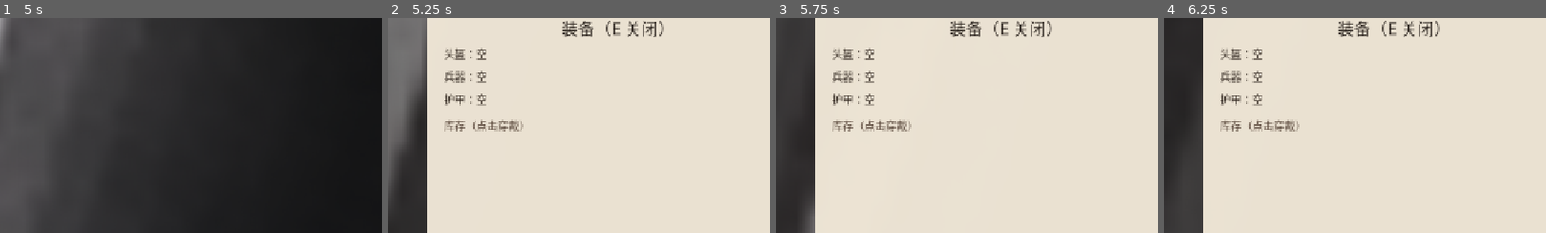
Above: before the commit, frames 1-4 (left to right).
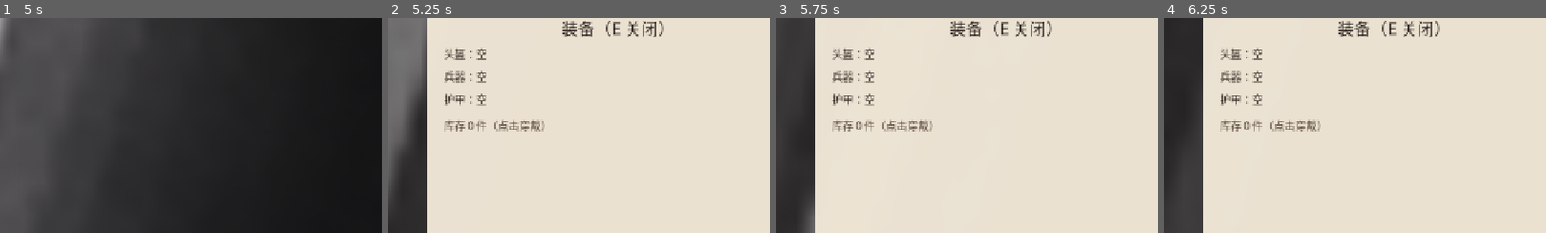
Above: after the commit, the same moments.

Repository: wangbintao1992/XQTD
Game: Godot game, scene res://scenes/main.tscn
Same seed, same stepped clock (60 frames per second), same inputs: the game is played once before the commit and once after it.
Inputs (mouse positions are % of the whole screen's width and height, from its top left):
- Up to frame 1 (5 s): click "◀" at 0.5 s; click "无尽模式" at 1.25 s; click "◀" at 2 s; click "◀" at 2.75 s; tap Enter at 3.5 s; drag from (25, 30) to (27, 77) at 3.52 s; drag from (36, 77) to (31, 27) at 4.27 s
- Up to frame 2 (5.25 s): move the mouse to (33, 50) at 5.02 s; tap E at 5.1 s; click (33, 50) at 5.17 s
- Up to frame 3 (5.75 s): no input
- Up to frame 4 (6.25 s): drag from (38, 77) to (35, 44) at 5.77 s
The pictures show only the part of the screen within x 20-70%, y 20-70%; the shares and areas given below are measured in that part.

Frame 1 is identical in both runs. In frame 2, 0.6% of the frame differs, in the area x 21-41%, y 47-53%; in frame 3, 0.6%; in frame 4, 0.6%.

Commit message:
fix(godot): address R5 review findings

Diff:
--- a/godot/scripts/autoload/equipment_manager.gd
+++ b/godot/scripts/autoload/equipment_manager.gd
@@ -54,6 +54,7 @@
 
 
 func reset_for_test() -> void:
+	persistence_enabled = false
 	inventory.clear()
 	equipped = {"head": {}, "hand": {}, "body": {}}
 	changed.emit()
--- a/godot/scripts/core/path_spawner.gd
+++ b/godot/scripts/core/path_spawner.gd
@@ -109,6 +109,7 @@
 
 
 func grant_elite_reward(_kind: Dictionary) -> void:
+	var msg := ""
 	var owned = RunStateData.instance.traits if RunStateData.instance else []
 	var id := TraitPool.pick_one(owned, ["kumou"])
 	if id != "":
@@ -117,14 +118,18 @@
 			added = RunStateData.instance.add_trait(id)
 		if added:
 			TraitPool.apply_on_pick(id)
-			_show_toast("精英掉落：" + TraitPool.title(id))
+			msg = "精英掉落：" + TraitPool.title(id)
 	elif qi:
 		qi.earn(100)
-		_show_toast("精英掉落：+100 棋气")
+		msg = "精英掉落：+100 棋气"
 
 	if EquipmentManagerData.instance:
 		var item: Dictionary = EquipmentManagerData.instance.add_random_drop()
-		_show_toast("精英掉落装备：" + EquipmentManagerData.instance.item_name(item))
+		var eq_msg := "装备：" + EquipmentManagerData.instance.item_name(item)
+		msg = (msg + " · " + eq_msg) if msg != "" else "精英掉落" + eq_msg
+
+	if msg != "":
+		_show_toast(msg)
 
 
 func _show_toast(msg: String) -> void:
--- a/godot/scripts/main.gd
+++ b/godot/scripts/main.gd
@@ -17,7 +17,6 @@
 @onready var tower_detail: TowerDetail = $TowerDetail
 @onready var weather: WeatherSystem = $Weather
 @onready var combo: ComboSystem = $ComboSystem
-@onready var equipment_panel: EquipmentPanel = $EquipmentPanel
 
 var graph: PathGraph
 
@@ -49,6 +48,8 @@
 		RunStateData.instance.traits_changed.connect(_refresh_tower_traits)
 		RunStateData.instance.mutation_changed.connect(_refresh_tower_traits)
 	weather.weather_changed.connect(func(_w: String): _refresh_tower_traits())
+	if EquipmentManagerData.instance:
+		EquipmentManagerData.instance.changed.connect(_refresh_tower_traits)
 
 	hud.set_wave(wave.wave, 0 if wave.endless else wave.max_wave)
 	hud.set_progress(0.0)
--- a/godot/scripts/ui/equipment_panel.gd
+++ b/godot/scripts/ui/equipment_panel.gd
@@ -7,6 +7,7 @@
 var _open := false
 var _slot_labels := {}
 var _list: VBoxContainer
+var _inv_title: Label
 
 
 var is_open: bool:
@@ -21,7 +22,7 @@
 
 
 func _input(event: InputEvent) -> void:
-	if not (event is InputEventKey) or not event.pressed:
+	if not (event is InputEventKey) or not event.pressed or event.echo:
 		return
 	if event.keycode != KEY_E:
 		return
@@ -42,6 +43,8 @@
 
 
 func show_panel() -> void:
+	if EquipmentManagerData.instance == null:
+		return
 	_open = true
 	_build()
 	refresh()
@@ -125,11 +128,15 @@
 	inv_title.add_theme_font_size_override("font_size", 18)
 	inv_title.add_theme_color_override("font_color", Color(0.35, 0.28, 0.23))
 	panel.add_child(inv_title)
+	_inv_title = inv_title
 
+	var scroll := ScrollContainer.new()
+	scroll.position = Vector2(28, y + 40)
+	scroll.size = Vector2(584, 220)
+	panel.add_child(scroll)
 	_list = VBoxContainer.new()
-	_list.position = Vector2(28, y + 40)
-	_list.size = Vector2(584, 220)
-	panel.add_child(_list)
+	_list.custom_minimum_size = Vector2(560, 0)
+	scroll.add_child(_list)
 
 
 func refresh() -> void:
@@ -147,11 +154,14 @@
 			else:
 				label.text = slot_name + "：" + em.item_name(item) + "  " + em.affix_text(item)
 
+	if _inv_title:
+		_inv_title.text = "库存 %d 件（点击穿戴）" % em.inventory.size()
+
 	for child in _list.get_children():
 		child.queue_free()
 
 	var font := UiFont.make()
-	var count: int = mini(10, em.inventory.size())
+	var count: int = em.inventory.size()
 	for i in count:
 		var item: Dictionary = em.inventory[i]
 		var btn := Button.new()
@@ -162,6 +172,5 @@
 		var index := i
 		btn.pressed.connect(func():
 			em.equip(index)
-			refresh()
 		)
 		_list.add_child(btn)
--- a/godot/tests/integration.gd
+++ b/godot/tests/integration.gd
@@ -6,6 +6,11 @@
 	var main = load("res://scenes/main.tscn").instantiate()
 	add_child(main)
 	await get_tree().process_frame
+
+	var equip_mgr = EquipmentManagerData.instance
+	if equip_mgr:
+		equip_mgr.persistence_enabled = false
+		equip_mgr.reset_for_test()
 
 	var rc = main.get_node_or_null("RunController")
 	if rc == null:
@@ -50,8 +55,11 @@
 				elite_ok = bool(elite_enemy.kind.get("elite", false))
 				if elite_ok:
 					var before_traits: int = RunStateData.instance.traits.size()
+					var before_eq: int = equip_mgr.inventory.size() if equip_mgr else 0
 					elite_enemy.take_damage(999999)
 					elite_ok = RunStateData.instance.traits.size() > before_traits
+					if equip_mgr:
+						elite_ok = elite_ok and equip_mgr.inventory.size() > before_eq
 
 	var expected_range: float = initial_range * 1.25 * MutationPool.tower_range_mult("che")
 	var pipeline_ok: bool = RunStateData.has("range_plus") \
@@ -134,16 +142,17 @@
 	var equipment_ok := false
 	var panel_ok := false
 	var equipped_slot := ""
-	var equip_mgr = EquipmentManagerData.instance
 	if equip_mgr:
-		equip_mgr.persistence_enabled = false
 		equip_mgr.reset_for_test()
-		var item: Dictionary = equip_mgr.add_random_drop()
-		equipment_ok = equip_mgr.inventory.size() == 1
-		if equipment_ok:
-			equipped_slot = item.slot
-			equip_mgr.equip(0)
-			equipment_ok = not equip_mgr.equipped[equipped_slot].is_empty()
+		var before_damage: float = che.damage_exact if che else 0.0
+		equip_mgr.inventory.append({
+			"slot": "head", "quality": "orange",
+			"affixes": [{"type": "damage", "value": 0.3}],
+		})
+		equip_mgr.equip(0)
+		equipped_slot = "head"
+		equipment_ok = che != null \
+			and absf(che.damage_exact - before_damage * 1.3) < 0.01
 	var equip_panel = main.get_node_or_null("EquipmentPanel")
 	if equip_panel:
 		equip_panel.show_panel()
--- a/godot/tests/test_equipment.gd
+++ b/godot/tests/test_equipment.gd
@@ -21,10 +21,13 @@
 	var totals: Dictionary = em.get_totals()
 	t.check(totals.has("damage") and totals.has("range") and totals.has("attack_speed") and totals.has("qi_cost"), "totals keys")
 
-	var item2: Dictionary = em.add_random_drop()
-	var slot2: String = item2.slot
+	em.inventory.append({
+		"slot": slot, "quality": "orange",
+		"affixes": [{"type": "range", "value": 0.2}],
+	})
 	em.equip(0)
-	t.check(not em.equipped[slot2].is_empty(), "new item overwrites slot")
+	t.eq(em.equipped[slot].quality, "orange", "new item overwrites same slot")
+	t.eq(em.equipped[slot].affixes[0].type, "range", "old affixes discarded")
 
 	var d: Dictionary = em.to_dict()
 	var em2 = preload("res://scripts/autoload/equipment_manager.gd").new()
@@ -42,6 +45,26 @@
 	t.eq(em.inventory.size(), 0, "reset inventory")
 	t.check(em.equipped["head"].is_empty(), "reset equipped")
 
+	var path := "user://test_equipment_roundtrip.json"
+	var em3 = preload("res://scripts/autoload/equipment_manager.gd").new()
+	em3.reset_for_test()
+	em3.persistence_enabled = true
+	em3.save_path = path
+	em3.inventory.append({
+		"slot": "body", "quality": "purple",
+		"affixes": [{"type": "damage", "value": 0.15}],
+	})
+	em3.equip(0)
+	em3.save()
+	var em4 = preload("res://scripts/autoload/equipment_manager.gd").new()
+	em4.persistence_enabled = true
+	em4.save_path = path
+	em4.load_data()
+	t.eq(em4.equipped["body"].quality, "purple", "disk roundtrip")
+	DirAccess.remove_absolute(ProjectSettings.globalize_path(path))
+	em3.free()
+	em4.free()
+
 	em.free()
 	em2.free()
 	EquipmentManagerData.instance = prev
--- a/godot/tests/test_equipment_panel.gd
+++ b/godot/tests/test_equipment_panel.gd
@@ -15,6 +15,10 @@
 	em.add_random_drop()
 	panel.refresh()
 	t.check(panel._list != null and panel._list.get_child_count() >= 1, "inventory listed")
+	for _i in 12:
+		em.add_random_drop()
+	panel.refresh()
+	t.check(panel._list.get_child_count() >= 13, "all inventory shown")
 
 	panel.hide_panel()
 	t.check(not panel.is_open, "panel closes")
Not shown, changed: godot/README.md
